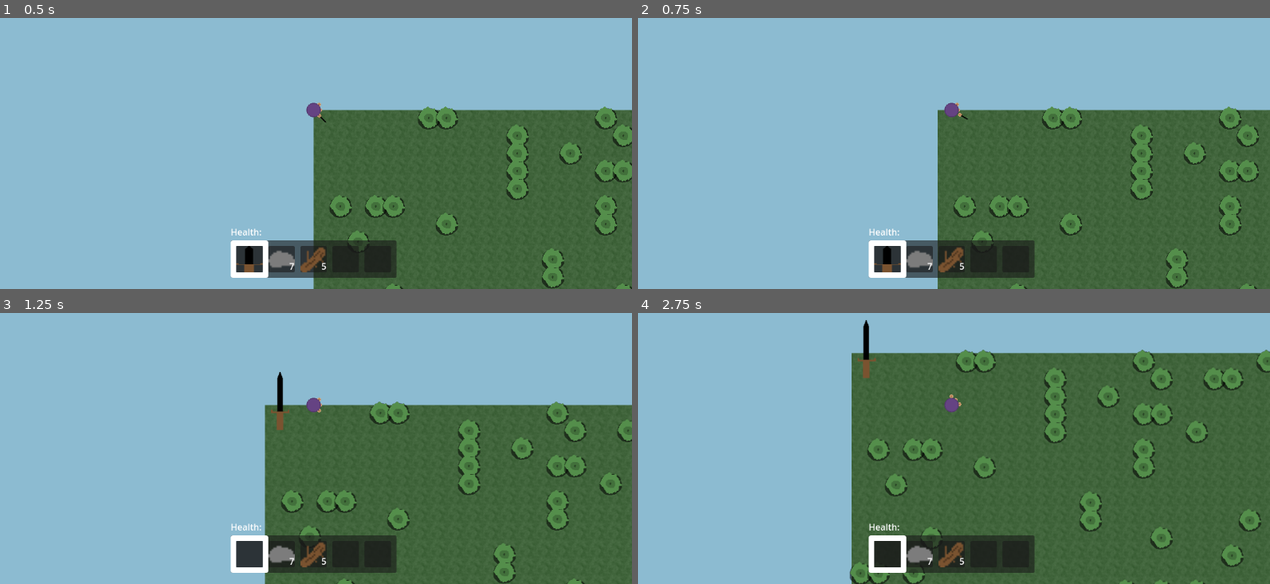
Above: before the commit, frames 1-4 (two rows, left to right).
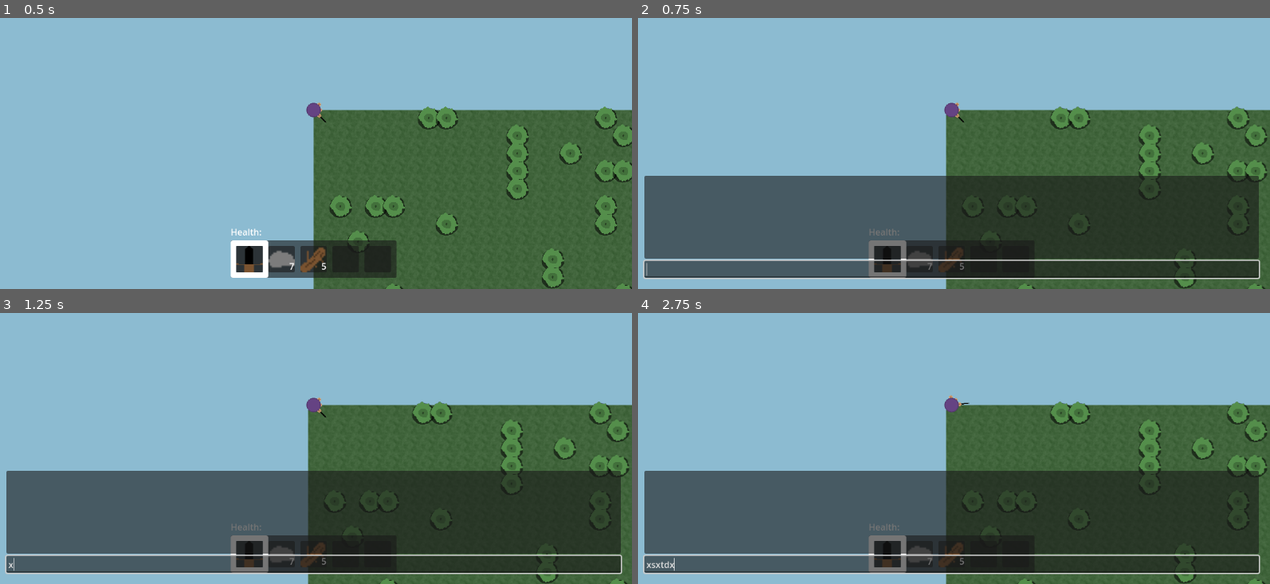
Above: after the commit, the same moments.

Repository: artmouse155/lets_survive
Game: Godot game, scene res://Scenes/WorldTest.tscn
Same seed, same stepped clock (60 frames per second), same inputs: the game is played once before the commit and once after it.
Inputs (mouse positions are in pixels of both pictures, inside the frame that each line leads up to):
- Up to frame 1 (0.5 s): no input
- Up to frame 2 (0.75 s): tap Enter at 0.5 s; hold D (right) from 0.53 s (still down); tap T (chat) at 0.6 s; click (954, 110) at 0.67 s
- Up to frame 3 (1.25 s): keep holding D (right); tap X (drop) at 0.8 s
- Up to frame 4 (2.75 s): move the mouse to (821, 424) at 1.27 s; release D (right) at 1.28 s; hold S (down) 1.28-2.03 s; tap X (drop) at 1.35, 2.3 s; click (821, 424) at 1.42 s; tap T (chat) at 1.55 s; move the mouse to (1017, 326) at 2.02 s; press the mouse at (1017, 326) at 2.03 s; hold D (right) from 2.03 s (still down)

Frame 1 is identical in both runs. In frame 2, 37% of the frame differs, in the area x 0-100%, y 32-100%; in frame 3, 39%; in frame 4, 54%, in the area x 0-100%, y 2-100%.

Commit message:
✨(chat) Adding chat
Open it with "t"

Diff:
--- /dev/null
+++ b/Scenes/chat_message.tscn
@@ -0,0 +1,11 @@
+[gd_scene format=3 uid="uid://c860wmol3yjcq"]
+
+[node name="ChatMessage" type="RichTextLabel"]
+anchors_preset = 15
+anchor_right = 1.0
+anchor_bottom = 1.0
+grow_horizontal = 2
+grow_vertical = 2
+focus_mode = 0
+bbcode_enabled = true
+fit_content = true
--- a/Scenes/game_container.tscn
+++ b/Scenes/game_container.tscn
@@ -94,10 +94,14 @@
 size_flags_horizontal = 4
 size_flags_vertical = 4
 
-[node name="Chat" type="Control" parent="GameUI/SafeZone"]
+[node name="Chat" type="Control" parent="GameUI/SafeZone" node_paths=PackedStringArray("input", "msg_box", "scroll")]
+editor_description = "This is the Chat node."
 visible = false
 layout_mode = 2
 script = ExtResource("6_udj4x")
+input = NodePath("VBoxContainer/LineEdit")
+msg_box = NodePath("VBoxContainer/ScrollContainer/PanelContainer/MessageContainer")
+scroll = NodePath("VBoxContainer/ScrollContainer")
 
 [node name="VBoxContainer" type="VBoxContainer" parent="GameUI/SafeZone/Chat"]
 layout_mode = 1
@@ -110,7 +114,7 @@
 grow_vertical = 0
 
 [node name="ScrollContainer" type="ScrollContainer" parent="GameUI/SafeZone/Chat/VBoxContainer"]
-custom_minimum_size = Vector2(0, 100)
+custom_minimum_size = Vector2(0, 150)
 layout_mode = 2
 scroll_vertical = 31
 
@@ -119,37 +123,13 @@
 size_flags_horizontal = 3
 size_flags_vertical = 3
 
-[node name="VBoxContainer" type="VBoxContainer" parent="GameUI/SafeZone/Chat/VBoxContainer/ScrollContainer/PanelContainer"]
+[node name="MessageContainer" type="VBoxContainer" parent="GameUI/SafeZone/Chat/VBoxContainer/ScrollContainer/PanelContainer"]
 layout_mode = 2
 alignment = 2
 
-[node name="Label" type="RichTextLabel" parent="GameUI/SafeZone/Chat/VBoxContainer/ScrollContainer/PanelContainer/VBoxContainer"]
-layout_mode = 2
-text = "[LUKE] This is a Chat message."
-fit_content = true
-
-[node name="Label2" type="RichTextLabel" parent="GameUI/SafeZone/Chat/VBoxContainer/ScrollContainer/PanelContainer/VBoxContainer"]
-layout_mode = 2
-text = "[LUKE] This is a Chat message."
-fit_content = true
-
-[node name="Label3" type="RichTextLabel" parent="GameUI/SafeZone/Chat/VBoxContainer/ScrollContainer/PanelContainer/VBoxContainer"]
-layout_mode = 2
-text = "[LUKE] This is a Chat message."
-fit_content = true
-
-[node name="Label4" type="RichTextLabel" parent="GameUI/SafeZone/Chat/VBoxContainer/ScrollContainer/PanelContainer/VBoxContainer"]
-layout_mode = 2
-text = "[LUKE] This is a Chat message."
-fit_content = true
-
-[node name="Label5" type="RichTextLabel" parent="GameUI/SafeZone/Chat/VBoxContainer/ScrollContainer/PanelContainer/VBoxContainer"]
-layout_mode = 2
-text = "[LUKE] This is a Chat message."
-fit_content = true
-
 [node name="LineEdit" type="LineEdit" parent="GameUI/SafeZone/Chat/VBoxContainer"]
 layout_mode = 2
+keep_editing_on_text_submit = true
 
 [node name="PauseScreen" type="PanelContainer" parent="."]
 process_mode = 2
@@ -204,6 +184,8 @@
 [connection signal="gui_input" from="GameUI" to="GameUI" method="_on_gui_input"]
 [connection signal="left_clicked" from="GameUI/SafeZone/InventoryUI" to="GameUI" method="_on_inventory_left_clicked"]
 [connection signal="right_clicked" from="GameUI/SafeZone/InventoryUI" to="GameUI" method="_on_inventory_right_clicked"]
+[connection signal="visibility_changed" from="GameUI/SafeZone/Chat" to="GameUI/SafeZone/Chat" method="_on_visibility_changed"]
+[connection signal="text_submitted" from="GameUI/SafeZone/Chat/VBoxContainer/LineEdit" to="GameUI/SafeZone/Chat" method="_on_line_edit_text_submitted"]
 [connection signal="pressed" from="PauseScreen/MarginContainer/VBoxContainer/resume" to="GameUI" method="resume"]
 [connection signal="pressed" from="PauseScreen/MarginContainer/VBoxContainer/return" to="." method="return_to_main_menu"]
 
--- a/Scenes/game_ui.gd
+++ b/Scenes/game_ui.gd
@@ -7,8 +7,6 @@
 @export var chat : Chat
 @export var self_brain : SelfBrain
 
-var is_in_ingame_ui : bool = false
-
 func _ready() -> void:
 	if !self_brain:
 		push_warning("No SelfBrain specified in GameUI. UI will not be able to communicate with player node.")
@@ -16,30 +14,37 @@
 
 func _process(_delta: float) -> void:
 
-	if is_in_ingame_ui:
-		if Input.is_action_just_pressed("pause") or Input.is_action_just_pressed("open_inventory"):
-			is_in_ingame_ui = false
+	if chat.visible:
+		if Input.is_action_just_pressed("pause"):
+			chat.hide()
 			_set_self_movement_enabled(true)
-			_emit_drop_all_floating()
-			inventory_ui.hide()
-			hotbar.show()
-		elif Input.is_action_just_pressed("drop_all"):
-			var touching_mouse_index := inventory_ui.get_touching_mouse_index()
-			if touching_mouse_index != -1:
-				_emit_drop_all_index(touching_mouse_index)
-		elif Input.is_action_just_pressed("drop"):
+		return
+	else:
+		if !get_tree().paused and Input.is_action_just_pressed("chat"):
+			chat.visible = !chat.visible
+			_set_self_movement_enabled(false)
+		if inventory_ui.visible:
+			if Input.is_action_just_pressed("pause") or Input.is_action_just_pressed("open_inventory"):
+				_set_self_movement_enabled(true)
+				_emit_drop_all_floating()
+				inventory_ui.hide()
+				hotbar.show()
+			elif Input.is_action_just_pressed("drop_all"):
 				var touching_mouse_index := inventory_ui.get_touching_mouse_index()
 				if touching_mouse_index != -1:
-					_emit_drop_index(touching_mouse_index)
-	else:
-		if Input.is_action_just_pressed("pause"):
-			set_pause(!get_tree().paused)
-		elif Input.is_action_just_pressed("open_inventory"):
-			is_in_ingame_ui = true
-			_set_self_movement_enabled(false)
-			inventory_ui.show()
-			hotbar.hide()
-			return
+					_emit_drop_all_index(touching_mouse_index)
+			elif Input.is_action_just_pressed("drop"):
+					var touching_mouse_index := inventory_ui.get_touching_mouse_index()
+					if touching_mouse_index != -1:
+						_emit_drop_index(touching_mouse_index)
+		else:
+			if Input.is_action_just_pressed("pause"):
+				set_pause(!get_tree().paused)
+			elif Input.is_action_just_pressed("open_inventory"):
+				_set_self_movement_enabled(false)
+				inventory_ui.show()
+				hotbar.hide()
+				return
 
 #region pause
 func set_pause(pause: bool) -> void:
--- a/Scripts/chat.gd
+++ b/Scripts/chat.gd
@@ -1 +1,46 @@
 class_name Chat extends Control
+
+const SCROLL_MAX : int = 999999999
+const CHAT_MESSAGE_PACKED : PackedScene = preload("uid://c860wmol3yjcq")
+
+@export var input : LineEdit
+@export var msg_box : BoxContainer
+@export var scroll : ScrollContainer
+
+func _on_visibility_changed() -> void:
+	input.clear()
+	if visible:
+		input.grab_focus.call_deferred()
+		scroll.set_deferred("scroll_vertical",SCROLL_MAX)
+
+
+func _on_line_edit_text_submitted(new_text: String) -> void:
+	if new_text != "":
+		send_player_message(new_text)
+		input.clear()
+
+func send_player_message(msg : String) -> void:
+	var formatted_msg = "<%s> %s" % ["Chase",msg]
+	_print_msg(formatted_msg)
+
+func _print_msg(message : String) -> void:
+	var current_scroll : float = scroll.get_v_scroll_bar().value
+	var max_scroll : float = scroll.get_v_scroll_bar().max_value
+	var page_size : float = scroll.get_v_scroll_bar().page
+	#print("Current scroll: %s\tMax scroll: %s\tPage size: %s" % [current_scroll, max_scroll, page_size])
+	var on_bottom := is_equal_approx(current_scroll + page_size, max_scroll)
+	var message_node : RichTextLabel = CHAT_MESSAGE_PACKED.instantiate()
+	message_node.text = message
+	msg_box.add_child(message_node)
+	if on_bottom:
+		await get_tree().process_frame
+		#scroll.ensure_control_visible(message_node)
+		scroll_to_bottom()
+		input.grab_focus.call_deferred()
+
+func scroll_to_bottom():
+	scroll.set_deferred("scroll_vertical",SCROLL_MAX)
+
+#func _on_message_container_resized() -> void:
+	#if on_bottom:
+		#scroll.set_deferred("scroll_vertical",10000)
